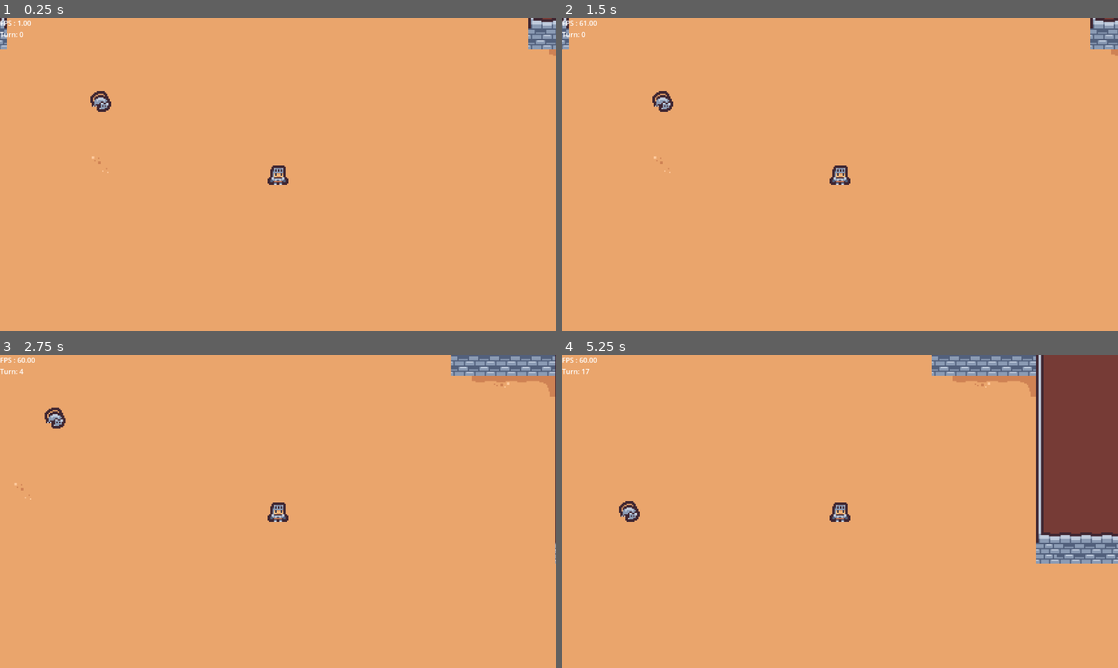
Above: before the commit, frames 1-4 (two rows, left to right).
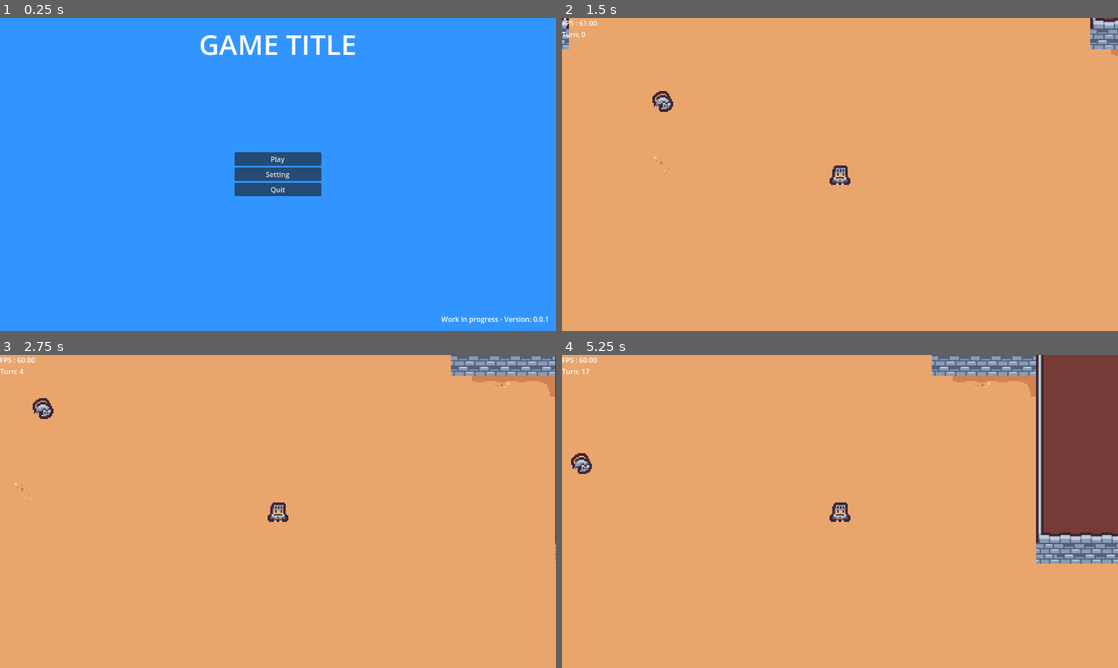
Above: after the commit, the same moments.

Repository: andarms/turn_base_tdb
Game: Godot game, scene res://src/screens/main_menu/main_menu.tscn
The game is run twice, just before and just after one commit, with the same random seed, the same clock (stepped at 60 frames per second) and the same inputs. Before the commit the project starts from res://main.tscn.
Inputs (mouse positions are in pixels of both pictures, inside the frame that each line leads up to):
- Up to frame 1 (0.25 s): no input
- Up to frame 2 (1.5 s): click (840, 174) at 0.5 s, where only the run after the commit has a clickable "Setting"; click (840, 158) at 1.25 s, where only the run after the commit has a clickable "Play"
- Up to frame 3 (2.75 s): tap Enter at 2 s; hold Right (right) from 2.03 s (still down)
- Up to frame 4 (5.25 s): release Right (right) at 2.78 s; hold Down (down) 2.78-3.53 s; hold Right (right) 3.53-4.28 s; hold Up (up) 4.28-5.03 s; hold Left (left) from 5.03 s (still down)

The runs differ from the first frame. In frame 1, 100% of the frame differs, in the area x 0-100%, y 0-100%; in frame 2, nothing differs; in frame 3, 0.3%; in frame 4, 0.4%.

Commit message:
Adding main menu

Diff:
--- a/project.godot
+++ b/project.godot
@@ -12,7 +12,7 @@
 
 config/name="Turn Based Tdb"
 config/tags=PackedStringArray("guild")
-run/main_scene="res://main.tscn"
+run/main_scene="res://src/screens/main_menu/main_menu.tscn"
 config/features=PackedStringArray("4.2", "Forward Plus")
 config/icon="res://icon.svg"
 
@@ -32,7 +32,9 @@
 [file_customization]
 
 folder_colors={
-"res://assets/": "orange"
+"res://assets/": "orange",
+"res://src/": "green",
+"res://src/screens/": "purple"
 }
 
 [input]
--- a/src/ai/actions/move_to_tile.gd
+++ b/src/ai/actions/move_to_tile.gd
@@ -2,7 +2,7 @@
 
 @export var direction: Vector2
 @export var body: CharacterBody2D
-@export var speed: float = 50.0
+@export var speed: float = 30.0
 
 var target: Vector2
 
--- a/src/entities/enemies/enemy.gd
+++ b/src/entities/enemies/enemy.gd
@@ -2,13 +2,13 @@
 
 @export var map: TileMap
 @export var player: CharacterBody2D
+@export var speed: int = 30
 
 @onready var sprite: Sprite2D = $Sprite2D
 
 var grid: AStarGrid2D
 var is_moving: bool = false
 var target_position: Vector2
-var speed: float = 30
 var path: Array[Vector2i] = []
 
 
--- /dev/null
+++ b/src/screens/main_menu/main_menu.gd
@@ -0,0 +1,15 @@
+class_name MainMenuScreen extends Control
+
+@onready var version: Label = $MarginContainer/Version
+
+
+func _ready() -> void:
+	version.text = "Work in progress - Version: 0.0.1"
+
+
+func _on_play_button_pressed():
+	get_tree().change_scene_to_file("res://src/screens/play/play.tscn")
+
+
+func _on_quit_button_pressed():
+	get_tree().quit()
--- /dev/null
+++ b/src/screens/main_menu/main_menu.tscn
@@ -0,0 +1,68 @@
+[gd_scene load_steps=2 format=3 uid="uid://qo7x8frs5i84"]
+
+[ext_resource type="Script" path="res://src/screens/main_menu/main_menu.gd" id="1_j5p6n"]
+
+[node name="MainMenu" type="Control"]
+layout_mode = 3
+anchors_preset = 15
+anchor_right = 1.0
+anchor_bottom = 1.0
+grow_horizontal = 2
+grow_vertical = 2
+script = ExtResource("1_j5p6n")
+
+[node name="ColorRect" type="ColorRect" parent="."]
+layout_mode = 1
+anchors_preset = 15
+anchor_right = 1.0
+anchor_bottom = 1.0
+grow_horizontal = 2
+grow_vertical = 2
+color = Color(0.196078, 0.584314, 1, 1)
+
+[node name="MarginContainer" type="MarginContainer" parent="."]
+custom_minimum_size = Vector2(600, 300)
+layout_mode = 1
+anchors_preset = 15
+anchor_right = 1.0
+anchor_bottom = 1.0
+grow_horizontal = 2
+grow_vertical = 2
+theme_override_constants/margin_left = 16
+theme_override_constants/margin_top = 16
+theme_override_constants/margin_right = 16
+theme_override_constants/margin_bottom = 16
+
+[node name="GameTitle" type="Label" parent="MarginContainer"]
+layout_mode = 2
+size_flags_horizontal = 4
+size_flags_vertical = 0
+theme_override_font_sizes/font_size = 64
+text = "GAME TITLE"
+
+[node name="Version" type="Label" parent="MarginContainer"]
+layout_mode = 2
+size_flags_horizontal = 8
+size_flags_vertical = 8
+text = "version: 0.0.1"
+
+[node name="VBoxContainer" type="VBoxContainer" parent="MarginContainer"]
+custom_minimum_size = Vector2(200, 0)
+layout_mode = 2
+size_flags_horizontal = 4
+size_flags_vertical = 4
+
+[node name="PlayButton" type="Button" parent="MarginContainer/VBoxContainer"]
+layout_mode = 2
+text = "Play"
+
+[node name="SettingsButton" type="Button" parent="MarginContainer/VBoxContainer"]
+layout_mode = 2
+text = "Setting"
+
+[node name="QuitButton" type="Button" parent="MarginContainer/VBoxContainer"]
+layout_mode = 2
+text = "Quit"
+
+[connection signal="pressed" from="MarginContainer/VBoxContainer/PlayButton" to="." method="_on_play_button_pressed"]
+[connection signal="pressed" from="MarginContainer/VBoxContainer/QuitButton" to="." method="_on_quit_button_pressed"]
Renamed: main.tscn -> src/screens/play/play.tscn
